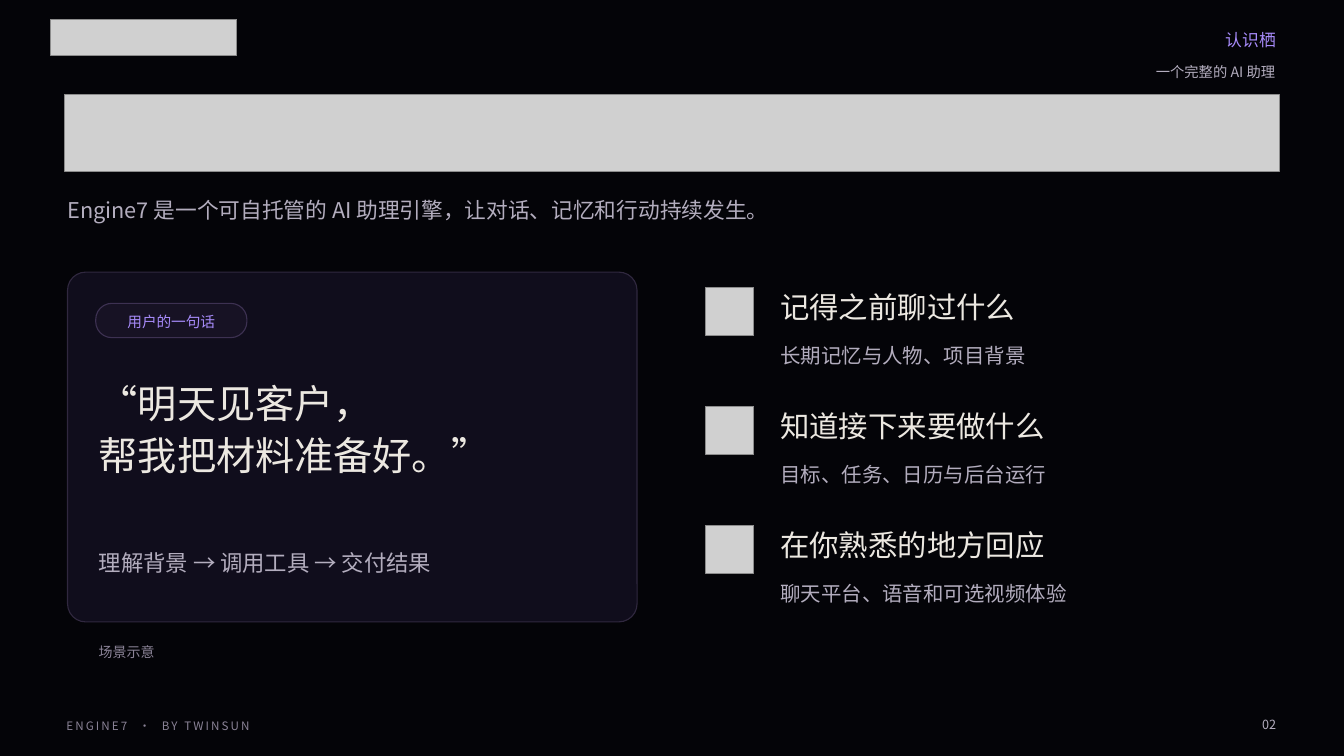
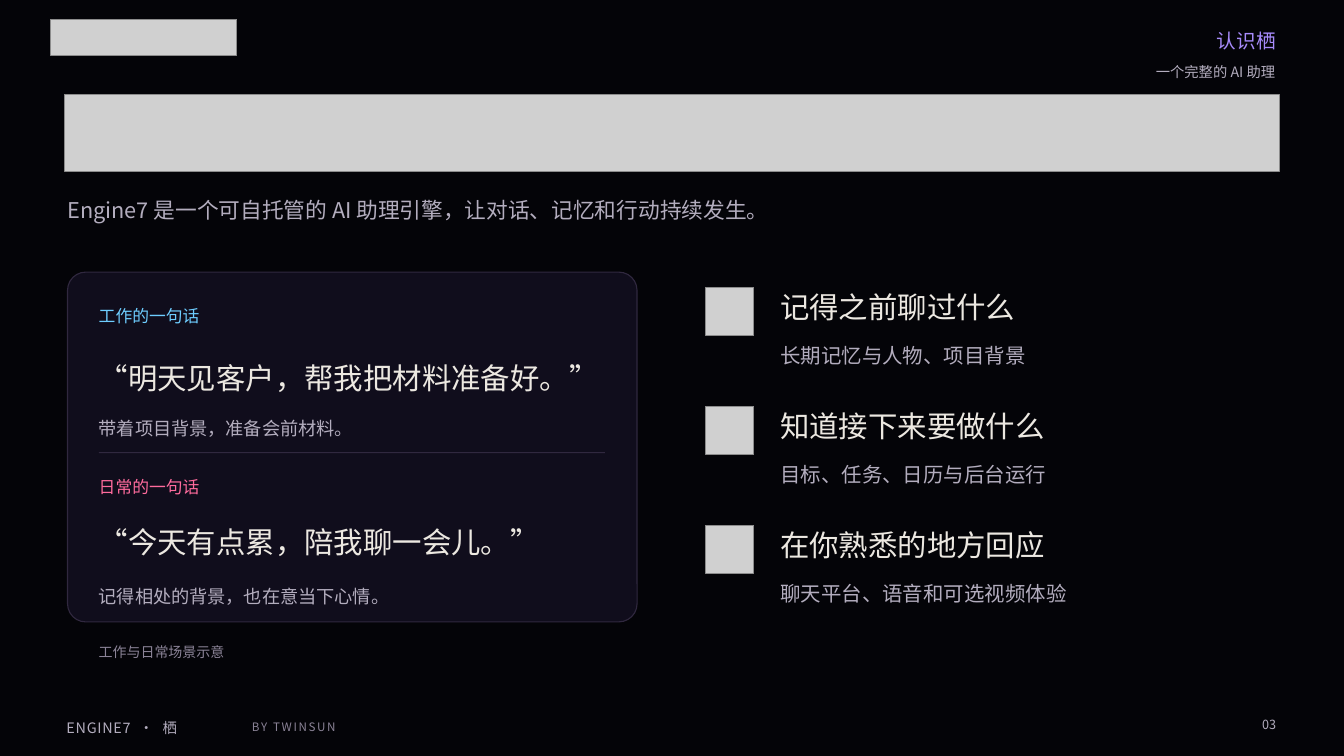
Before and after one commit to ruiyangruiyi/engine7-docs, a slide deck: slide 3 of materials/engine7-product-introduction.pptx (slide 2 before the commit). Drawn at 1344x756 pixels with LibreOffice and Linux fonts; fonts in the diff are those of the drawing; grey boxes stand for pictures; background and template pictures are left out. Boxes give left, top, right and bottom in pixels: in the first picture for what was removed or moved away, otherwise in the second. Text is boxed around its words. In the diff, an @@ line names an element or a change of style, - is before the commit and + after.

```diff
--- a/materials/engine7-product-introduction.pptx
+++ b/materials/engine7-product-introduction.pptx
@@ text "认识栖" at bbox=[1217, 31, 1276, 50]: size 12 to 14 pt @@
@@ rounded rectangle removed at bbox=[96, 303, 247, 338] @@
@@ text at bbox=[99, 308, 200, 324]: text changed; size 10.5 to 12 pt; text colour #A78BFA to #6ECDFF @@
-用户的一句话
+工作的一句话
@@ text at bbox=[99, 364, 599, 392]: text changed; size 28 to 21 pt @@
-“明天见客户，
-帮我把材料准备好。”
+“明天见客户，帮我把材料准备好。”
@@ text added at bbox=[99, 419, 353, 437], 13 pt, text #B3ADBE @@
+带着项目背景，准备会前材料。
@@ line added from (99, 453) to (605, 453), #30283F 0.8 pt @@
@@ text added at bbox=[99, 479, 200, 495], 12 pt, text #FF6B9D @@
+日常的一句话
@@ text added at bbox=[99, 528, 540, 556], 21 pt, text #ECE8E1 @@
+“今天有点累，陪我聊一会儿。”
@@ text removed at bbox=[99, 552, 431, 573] @@
-理解背景 → 调用工具 → 交付结果
@@ text added at bbox=[99, 587, 390, 605], 13 pt, text #B3ADBE @@
+记得相处的背景，也在意当下心情。
@@ text at bbox=[99, 645, 225, 658]: text changed @@
-场景示意
+工作与日常场景示意
@@ text at bbox=[1262, 719, 1276, 729]: text changed @@
-02
+03
@@ text added at bbox=[66, 721, 177, 734], 10.3 pt, text #B3ADBE @@
+ENGINE7 · 栖
@@ text at bbox=[252, 722, 336, 731]: text changed @@
-ENGINE7 · BY TWINSUN
+BY TWINSUN
```
Also in this commit, not shown: 40 other slides changed, 3 slides added, 8 other files.
